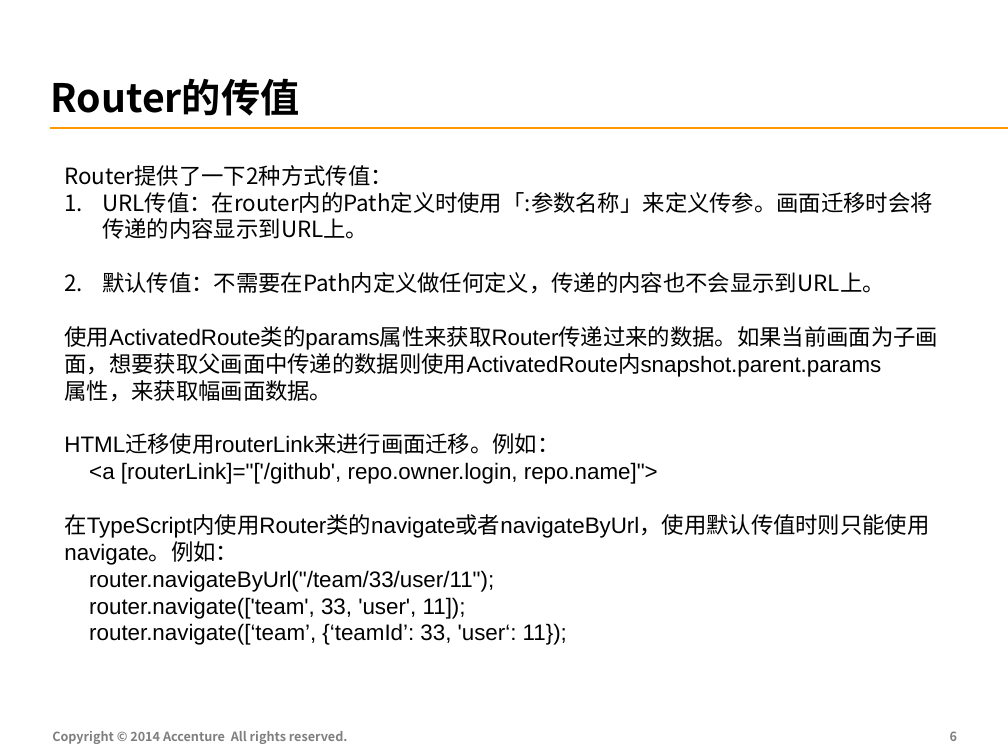
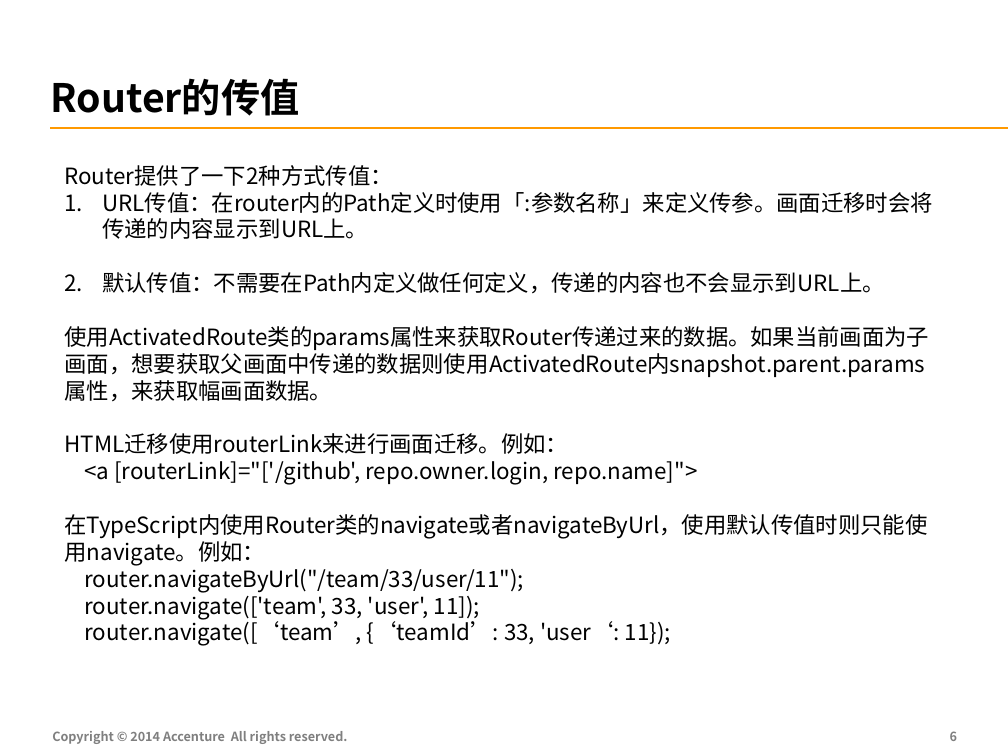
Before and after one commit to FS-Angular-Interest-Group/AngularTraining, a slide deck: slide 7 of PPT/04-Accenture-FS-Angular-Router.pptx. Drawn at 1008x756 pixels with LibreOffice and Linux fonts; fonts in the diff are those of the drawing. Boxes give left, top, right and bottom in pixels: in the first picture for what was removed or moved away, otherwise in the second. Text is boxed around its words. In the diff, an @@ line names an element or a change of style, - is before the commit and + after.

Commit message:
router

```diff
--- a/PPT/04-Accenture-FS-Angular-Router.pptx
+++ b/PPT/04-Accenture-FS-Angular-Router.pptx
@@ text at [64, 326, 929, 646]: font Arial to Noto Sans CJK SC in "使用ActivatedRoute类的params属性来获取Router传递过来的数据。如果当前画面为子画面，想要获取父画 ...", "属性，来获取幅画面数据。", "HTML迁移使用routerLink来进行画面迁移。例如：", "<a [routerLink]="['/github', repo.owner.login, repo.name]">" and 4 more places @@
```
Also in this commit, not shown: 5 other slides changed.
